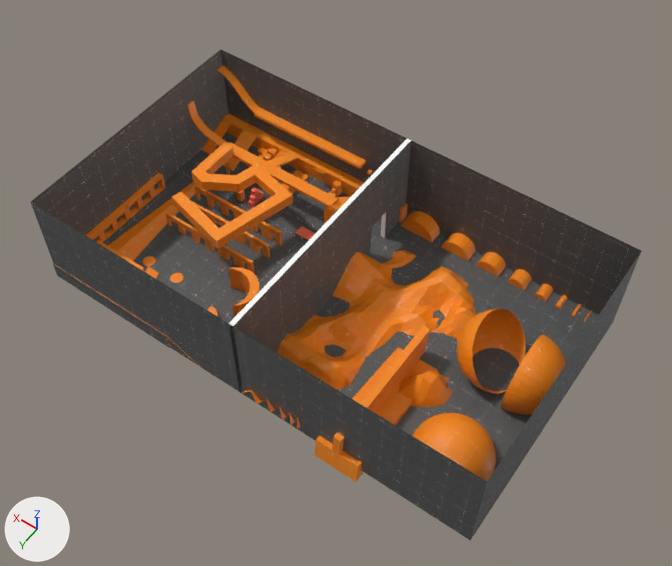
The glTF model public/level.glb: old version first, new version second.
Both versions are drawn from a 50 mm lens placed at (-86.3, 98.3, 126.5), pointed at (-27.7, 16.3, -2.3). Arrows for +X, +Y and +Z are at lower left; the lights stay in place. The first picture is the older version. Where no turn or scale is listed for an object, it has been applied to the vertices.
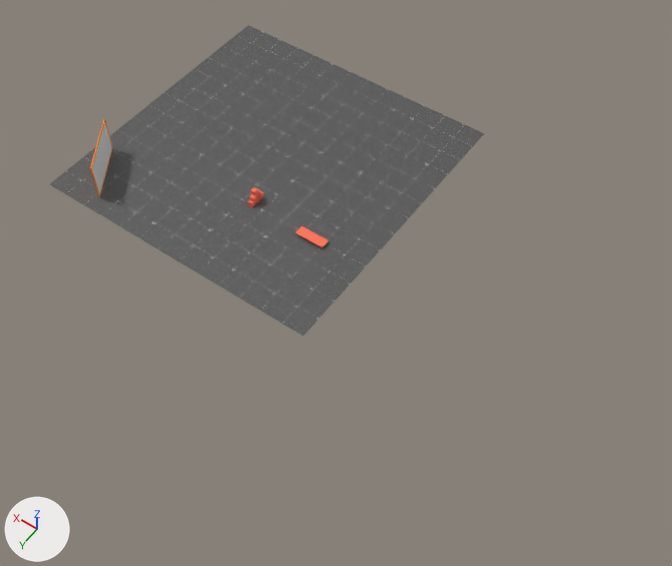
The newer file is also turned or shifted as a whole; pictures and numbers use the older file's frame.

Edits to the scene script, one JSON object a line:
```json
{"block": "mat_material", "where": "n2 = _N.new('ShaderNodeTexImage'); n2.name = 'Image Texture'"}
{"op": "set", "path": "n2.image", "old": "img_1m1m_red", "new": "img_1m1m_gray"}
{"op": "add", "block": "mat_material", "code": "n3 = _N.new('ShaderNodeUVMap'); n3.name = 'UV Map'"}
{"op": "add", "block": "mat_material", "code": "n3.uv_map = 'UVMap.001'"}
{"op": "add", "block": "mat_material", "code": "_L.new(n3.outputs[0], n2.inputs[0])  # 'UV' to 'Vector'"}
{"op": "add", "block": "mat_material_005", "code": ["mat_material_005 = principled_material('Material.005')", "mat_material_005.texture = img_1m1m_orange", "mat_material_005.roughness = 0.485"]}
{"op": "add", "block": "me_cube_004", "code": ["me_cube_004 = bpy.data.meshes.new('Cube.004')", "me_cube_004.from_pydata([(3.34, -5.26, -3.44), (-3.59, 5.18, -3.33), (-3.51, 5.18, 3.38), (3.42, -5.25, 3.29)], [], [(2, 1, 0), (2, 0, 3)])"]}
{"op": "add", "block": "me_cube_001", "code": ["me_cube_001 = bpy.data.meshes.new('Cube.001')", "me_cube_001.from_pydata(...)  # 12 vertices, 18 faces; spans x -3.79..3.79, y -5.55..5.55, z -3.78..3.78", "me_cube_001.materials.append(mat_material_005)  # picture img_1m1m_orange"]}
{"op": "add", "block": "me_plane", "code": ["me_plane = bpy.data.meshes.new('Plane')", "me_plane.from_pydata(...)  # 4 vertices, 2 faces; spans x -1.0..1.0, y -1.0..1.0, z 0.0", "me_plane.materials.append(mat_material)"]}
{"op": "remove", "block": "ob_level", "code": ["ob_level = bpy.data.objects.new('level', me_level)", "ob_level.location = (0.0, 0.0, 0.0)"]}
{"op": "add", "block": "ob_tv", "code": ["ob_tv = bpy.data.objects.new('TV', me_cube_004)", "ob_tv.location = (22.7, 21.1, 3.4)"]}
{"op": "add", "block": "ob_tv_border", "code": ["ob_tv_border = bpy.data.objects.new('TV_BORDER', me_cube_001)", "ob_tv_border.location = (22.7, 21.1, 3.4)"]}
{"op": "add", "block": "ob_ground", "code": ["ob_ground = bpy.data.objects.new('Ground', me_plane)", "ob_ground.location = (-0.6, -0.4, -0.7)", "ob_ground.scale = (-29.9, -29.9, -29.9)"]}
```

Changed parts and their boxes (x1, y1, x2, y2) in the pictures (672 x 566 px):
```json
{"object": "level", "change": "deleted", "before": [31, 49, 641, 541]}
{"object": "Ground", "change": "added", "after": [49, 25, 484, 336]}
{"object": "TV", "change": "added", "after": [92, 123, 112, 194]}
{"object": "Cube.006", "change": "surface changed", "before": [295, 226, 315, 240], "after": [295, 226, 315, 240]}
{"object": "TV_BORDER", "change": "added", "after": [90, 119, 113, 197]}
{"object": "Cube.005", "change": "surface changed", "before": [251, 187, 259, 196], "after": [251, 187, 259, 196]}
{"object": "Cube.004", "change": "surface changed", "before": [249, 195, 257, 202], "after": [249, 195, 257, 202]}
{"object": "Cube.003", "change": "surface changed", "before": [248, 200, 256, 208], "after": [248, 200, 256, 208]}
{"object": "Cube", "change": "surface changed", "before": [259, 192, 264, 200], "after": [259, 192, 264, 200]}
{"object": "Cube.002", "change": "surface changed", "before": [257, 189, 261, 198], "after": [257, 189, 261, 198]}
{"object": "Cube.001", "change": "surface changed", "before": [255, 197, 260, 203], "after": [255, 197, 260, 203]}
```
